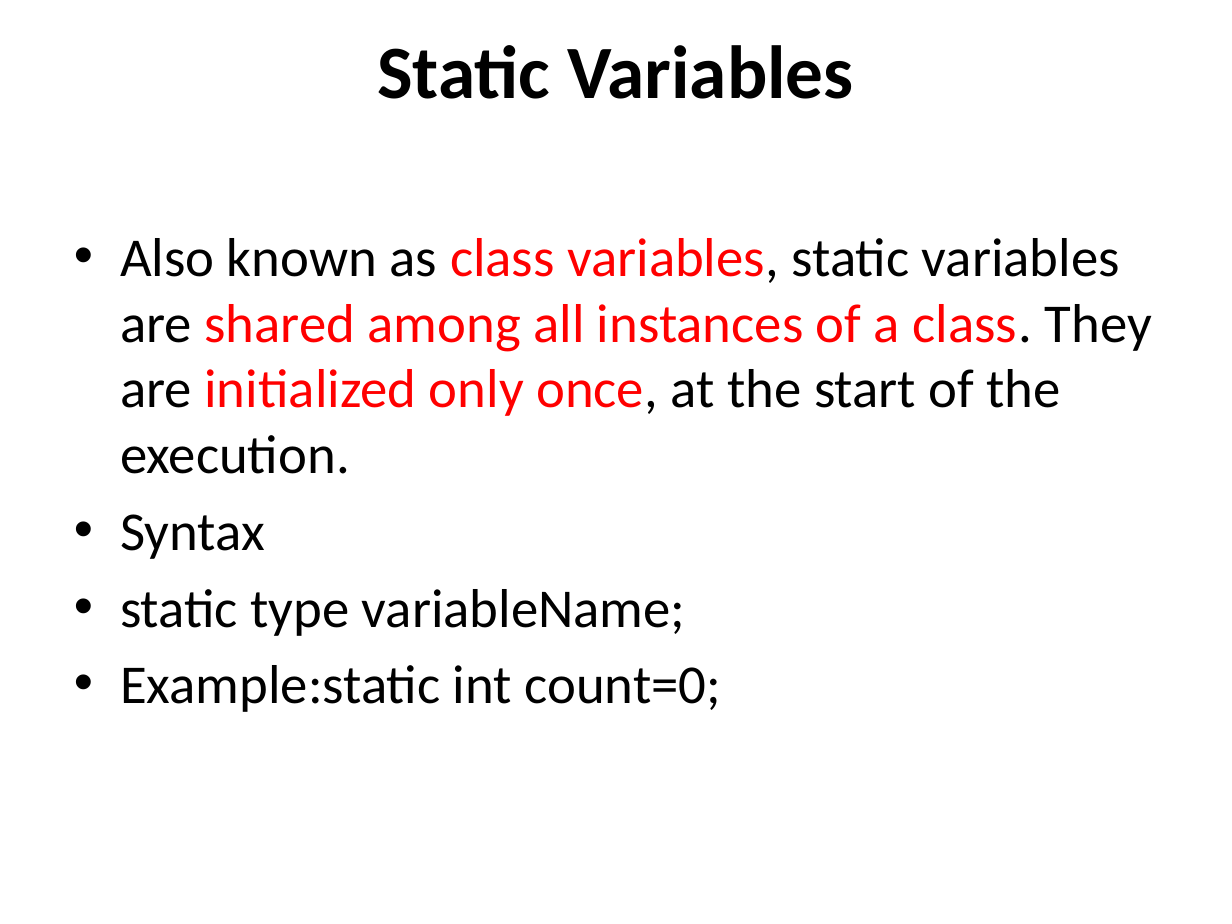
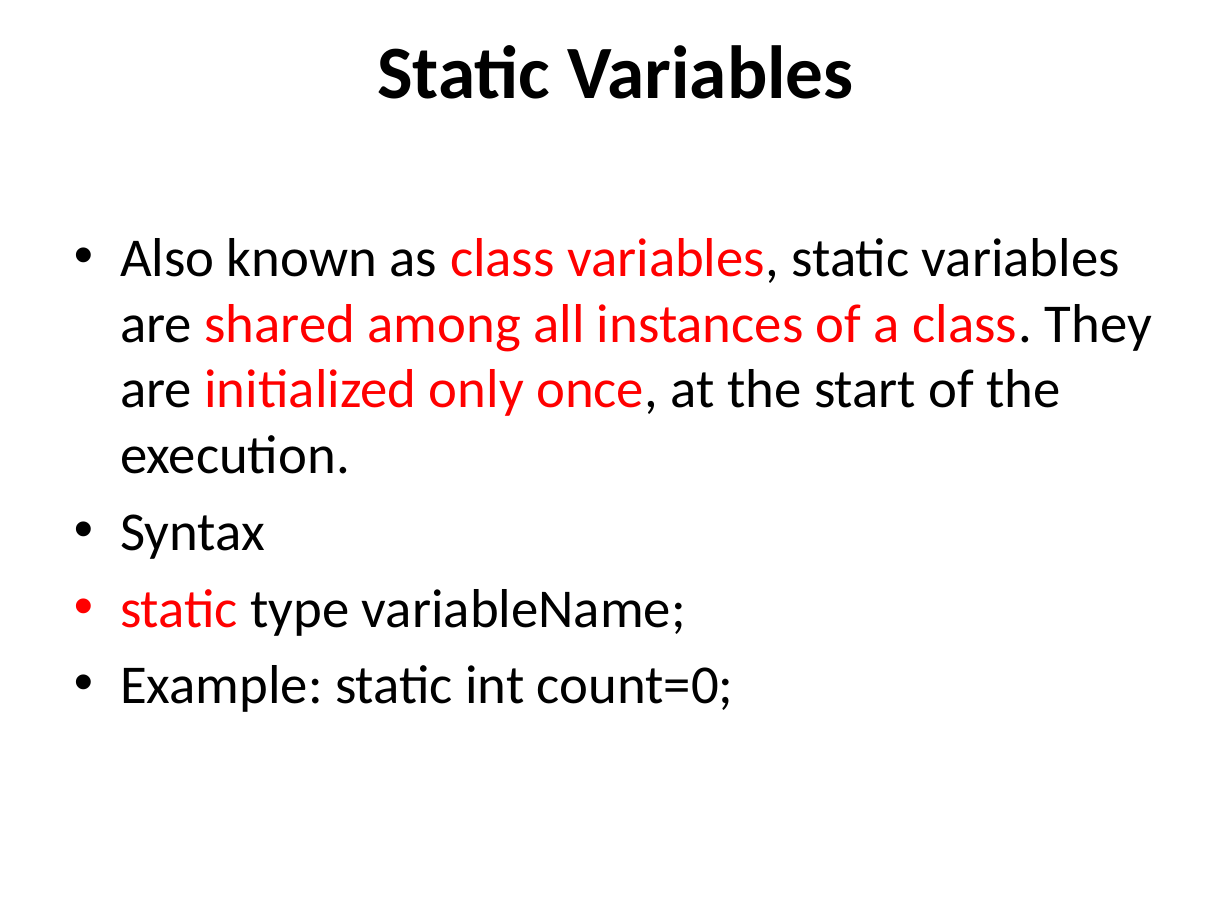
Before and after one commit to devipriyak/23-batch-III-SEM-JAVA, a slide deck: slide 4 of Static Keyword.pptx. Drawn at 1232x924 pixels with LibreOffice and Linux fonts; fonts in the diff are those of the drawing. Boxes give left, top, right and bottom in pixels: in the first picture for what was removed or moved away, otherwise in the second. Text is boxed around its words. In the diff, an @@ line names an element or a change of style, - is before the commit and + after.

```diff
--- a/Static Keyword.pptx
+++ b/Static Keyword.pptx
@@ text at <box>120,589,686,636</box>: text colour #000000 to #FF0000 in "static" @@
@@ text at <box>120,665,734,712</box>: spaces changed @@
-• Example:static int count=0;
+• Example: static int count=0;
```
Also in this commit, not shown: 5 other slides changed, 3 slides added, 3 slides removed.
